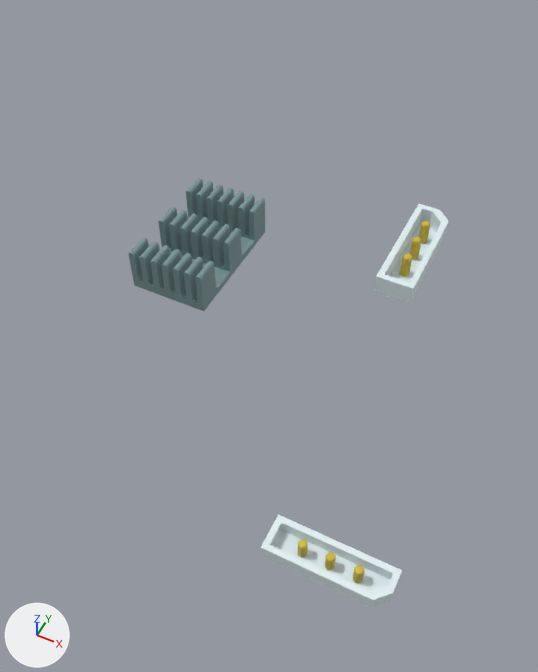
Before and after pictures for a commit that changed the OBJ model assets/walls.obj.
The view is the same before and after, from a 50 mm camera at (286.0, -482.0, 438.0) aimed at (84.0, -79.0, -65.0). Every picture has the same lights, and +X, +Y and +Z are marked at lower left. The older version comes first. Where no turn or scale is listed for an object, it has been applied to the vertices.

Script lines for the objects in view, before the commit:
```python
me_heatsinks = bpy.data.meshes.new('heatsinks')
me_heatsinks.from_pydata(...)  # 592 vertices, 400 faces; spans x -18.4..49.3, y -128.2..-16.8, z -3.6..33.8
me_heatsinks.materials.append(mat_metal)  # picture img_metal_jpg
me_plug = bpy.data.meshes.new('plug')
me_plug.from_pydata(...)  # 171 vertices, 135 faces, 1 loose edge; spans x 165.2..197.2, y -44.8..61.6, z -3.6..19.5
me_plug.materials.append(mat_plug)  # picture img_plug_jpg
me_plug_001 = bpy.data.meshes.new('plug.001')
me_plug_001.from_pydata(...)  # 171 vertices, 135 faces, 1 loose edge; spans x 187.0..270.1, y -296.4..-271.4, z -3.0..11.3
me_plug_001.materials.append(mat_plug)  # picture img_plug_jpg
ob_heatsinks = bpy.data.objects.new('heatsinks', me_heatsinks)
ob_heatsinks.location = (0.0, 0.0, 0.0)
ob_plug = bpy.data.objects.new('plug', me_plug)
ob_plug.location = (0.0, 0.0, 0.0)
ob_plug_001 = bpy.data.objects.new('plug.001', me_plug_001)
ob_plug_001.location = (0.0, 0.0, 0.0)
```
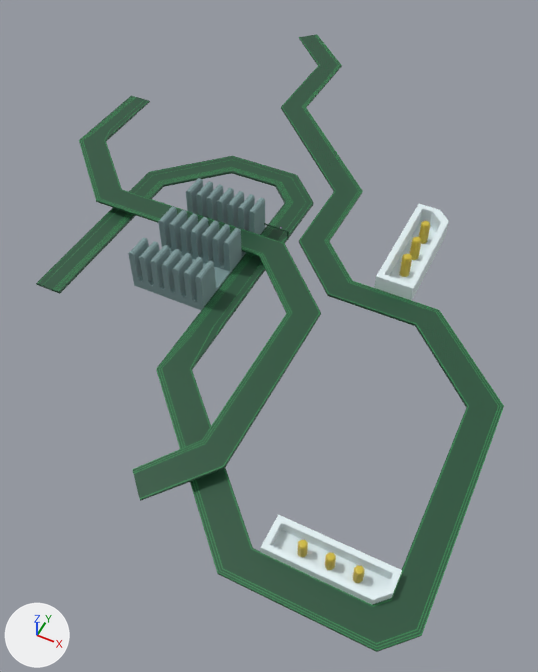
Commit message: add finish line

Pixel boxes [x1, y1, x2, y2] of what changed, in the pictures (538 x 672 px):
'Track', added (green)
    after: [36, 34, 504, 652]
'finish', added
    after: [264, 223, 289, 240]

The change, as a list of edits to the scene's bpy script:
```text
Add img_ground_jpg:
    img_ground_jpg = load_image('ground.jpg', 'textures/ground.jpg', 1134, 1134, 'sRGB')
Add mat_trackmaterial_001:
    mat_trackmaterial_001 = principled_material('TrackMaterial.001')
    mat_trackmaterial_001.texture = img_ground_jpg
Add me_track:
    me_track.from_pydata(...)  # 96 vertices, 184 faces; spans x -173.0..293.0, y -320.0..339.0, z -1.0..11.0
    me_track.materials.append(mat_trackmaterial_001)  # picture img_ground_jpg
Add me_finish:
    me_finish.from_pydata(...)  # 56 vertices, 58 faces; spans x 47.9..73.2, y -19.0..-17.6, z -2.8..7.4
    me_finish.materials.append(mat_trackmaterial_001)  # picture img_ground_jpg
Add ob_track:
    ob_track = bpy.data.objects.new('Track', me_track)
    ob_track.location = (0.0, 0.0, 0.0)
Add ob_finish:
    ob_finish = bpy.data.objects.new('finish', me_finish)
    ob_finish.location = (0.0, 0.0, 0.0)
```
